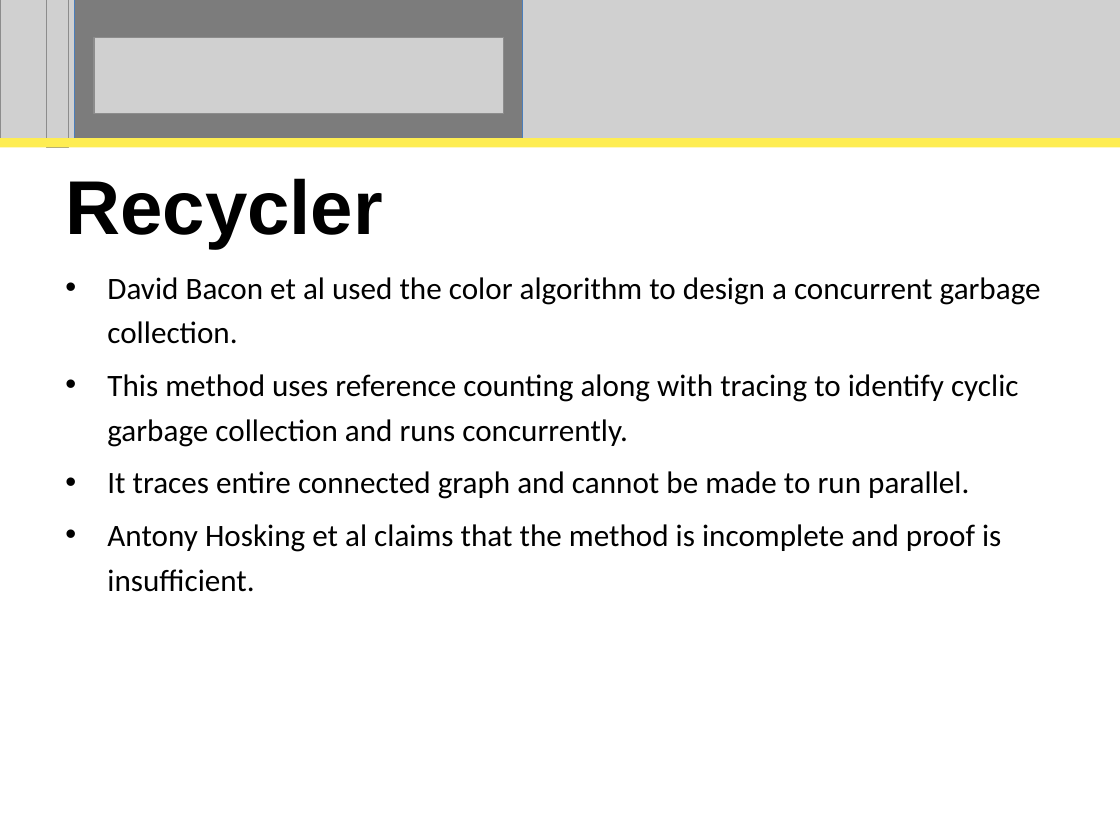
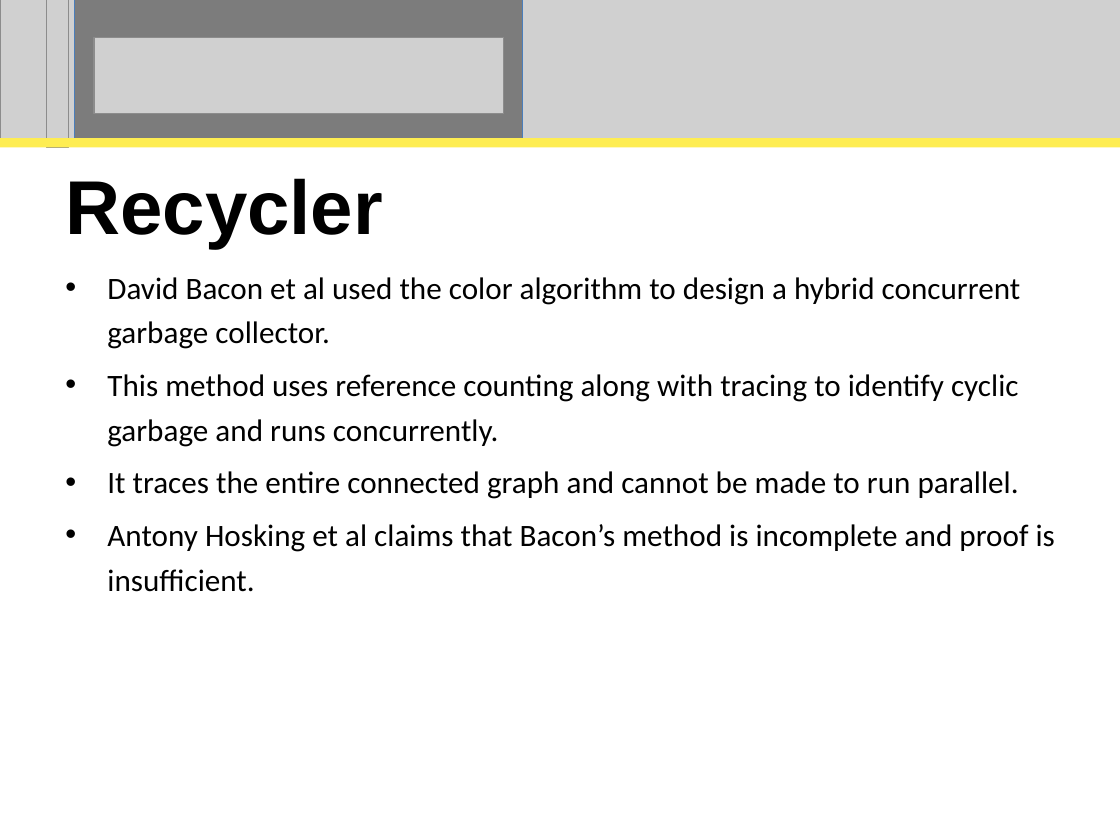
Before and after one commit to perpetualcoder/thesis, a slide deck: slide 31 of thesisppt/defense.ppt. Drawn at 1120x840 pixels with LibreOffice and Linux fonts; fonts in the diff are those of the drawing; grey boxes stand for pictures. Boxes give left, top, right and bottom in pixels: in the first picture for what was removed or moved away, otherwise in the second. Text is boxed around its words. In the diff, an @@ line names an element or a change of style, - is before the commit and + after.

```diff
--- a/thesisppt/defense.ppt
+++ b/thesisppt/defense.ppt
@@ subtitle at (x1=107, y1=277, x2=1055, y2=592): text changed @@
-• David Bacon et al used the color algorithm to design a concurrent garbage collection.
-• This method uses reference counting along with tracing to identify cyclic garbage collection and runs concurrently.
-• It traces entire connected graph and cannot be made to run parallel.
-• Antony Hosking et al claims that the method is incomplete and proof is insufficient.
+• David Bacon et al used the color algorithm to design a hybrid concurrent garbage collector.
+• This method uses reference counting along with tracing to identify cyclic garbage and runs concurrently.
+• It traces the entire connected graph and cannot be made to run parallel.
+• Antony Hosking et al claims that Bacon’s method is incomplete and proof is insufficient.
```
Also in this commit, not shown: 26 other slides changed, 1 other file.
